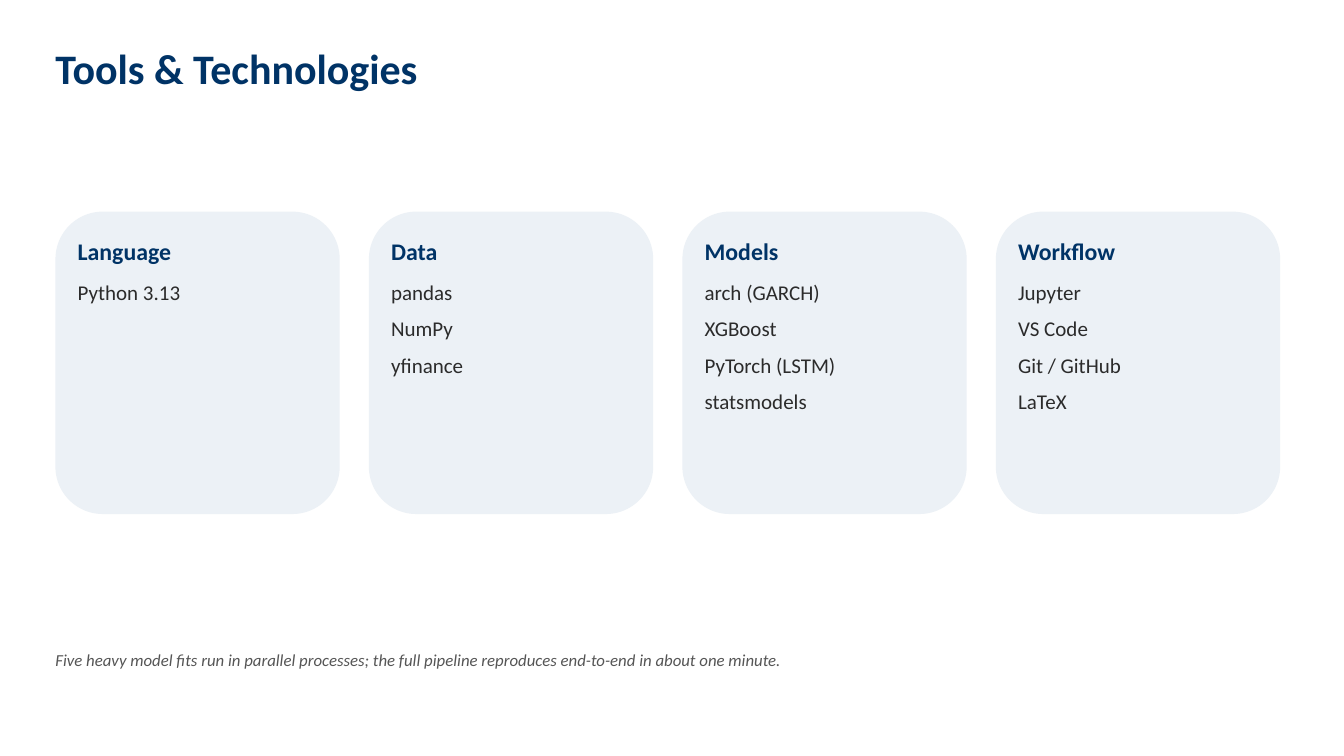
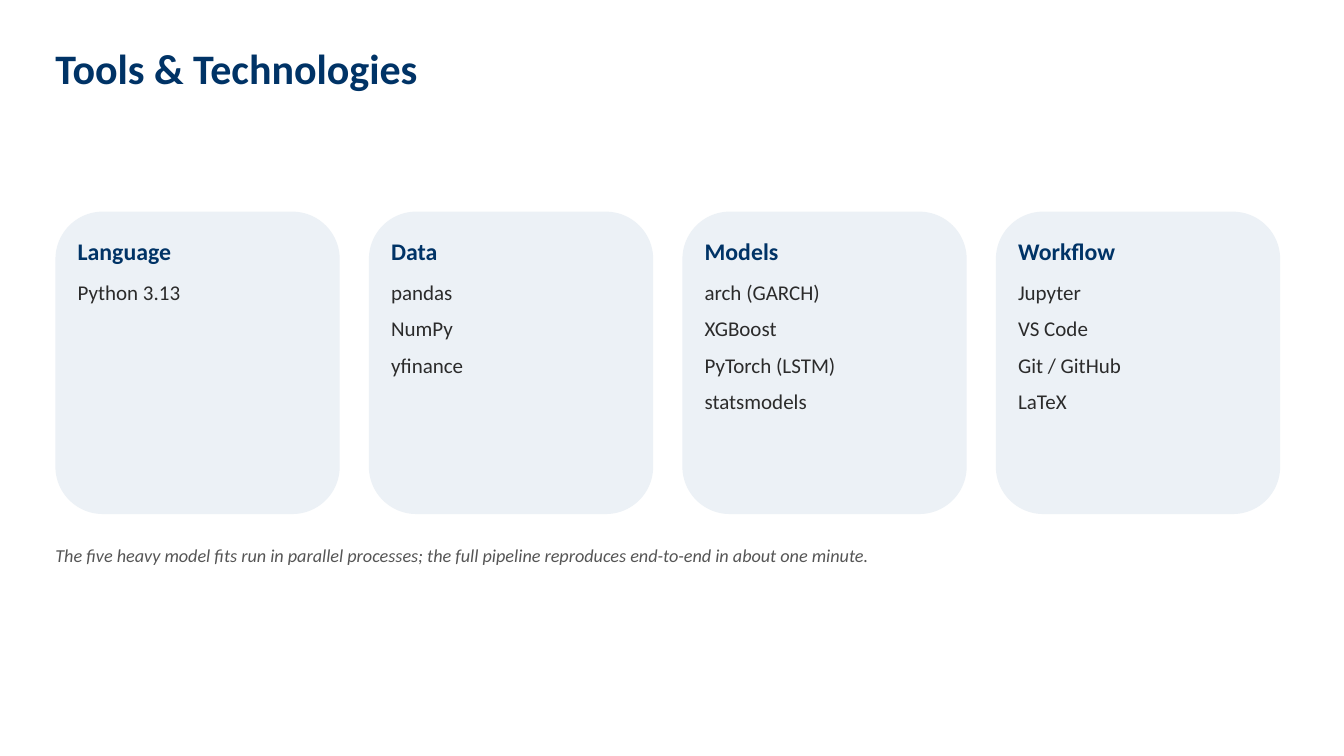
Before and after one commit to iitgF/T9, a slide deck: slide 6 of Project_Video_Presentation.pptx (slide 3 before the commit). Drawn at 1344x756 pixels with LibreOffice and Linux fonts; fonts in the diff are those of the drawing. Boxes give left, top, right and bottom in pixels: in the first picture for what was removed or moved away, otherwise in the second. Text is boxed around its words. In the diff, an @@ line names an element or a change of style, - is before the commit and + after.

```diff
--- a/Project_Video_Presentation.pptx
+++ b/Project_Video_Presentation.pptx
@@ text at <box>55,549,868,565</box>: text changed; size 12 to 13 pt @@
-Five heavy model fits run in parallel processes; the full pipeline reproduces end-to-end in about one minute.
+The five heavy model fits run in parallel processes; the full pipeline reproduces end-to-end in about one minute.
```
Also in this commit, not shown: 5 other slides changed, 6 slides added, 2 slides removed, 1 other file.
